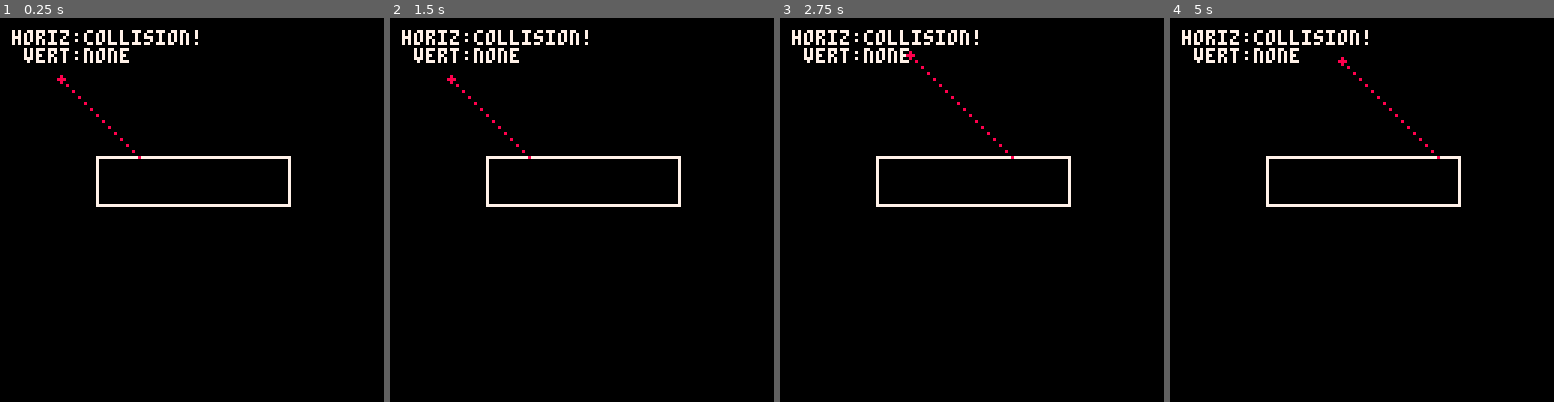
Above: before the commit, frames 1-4 (left to right).
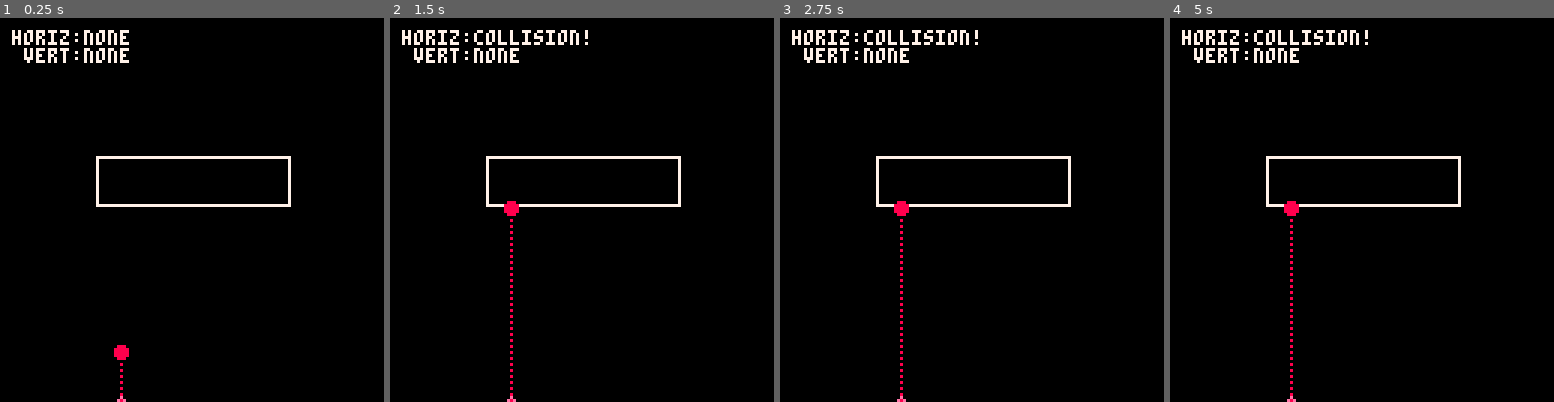
Above: after the commit, the same moments.

Repository: reyabreu/pico-8
Game: PICO-8 cartridge test.p8
Two runs of this game, one before a commit and one after it. Both use one fixed random seed, a clock stepped at 60 frames per second and the inputs below.
Inputs:
- Up to frame 1 (0.25 s): no input
- Up to frame 2 (1.5 s): no input
- Up to frame 3 (2.75 s): hold Right 1.6-2.1 s; hold Up 2.15-2.42 s; hold Right from 2.47 s (still down)
- Up to frame 4 (5 s): release Right at 3.03 s; hold Left 3.08-3.58 s; hold Down 3.63-3.97 s; hold Right 4.02-4.68 s; hold Up from 4.73 s (still down)

The runs differ from the first frame. In frame 1, 0.7% of the frame differs, in the area x 14-52%, y 3-100%; in frame 2, 0.4%; in frame 3, 0.5%; in frame 4, 0.5%.

Commit message:
improved test project

Diff:
--- a/test.p8
+++ b/test.p8
@@ -2,10 +2,22 @@
 version 18
 __lua__
 -- test
+srcx=40
+srcy=127
+
 box={}
-ray={}
+ball={}
+
 horiz=""
 vert=""
+
+function make_ball()
+	ball.x=srcx
+	ball.y=srcy
+	ball.dx=0
+	ball.dy=-2
+	ball.sz=2
+end
 
 function make_box()
 	box.x=32
@@ -14,72 +26,67 @@
 	box.h=16
 end
 
-function make_ray()
-	ray.x=20
-	ray.y=20
-	ray.dx=2
-	ray.dy=2
-end
-
 function draw_box()
 	rect(box.x,box.y,box.x+box.w,box.y+box.h,7)
 end
 
-function draw_ray()
-	local px,py=ray.x,ray.y
-	circfill(px,py,1,8)
-	while in_screen(px,py) do
-		pset(px,py,8)
-
-		if in_bounds(px,box.x,box.x+box.w) and
-			in_bounds(py,box.y,box.y+box.h) then
-			return
-		end
-
-		px+=ray.dx
-		py+=ray.dy
-	end
+function draw_ball()
+	local x,y=srcx,srcy
+	circfill(x,y,1,14)
+	repeat
+		pset(x,y,8)
+		x+=ball.dx
+		y+=ball.dy
+	until (x==ball.x and y==ball.y)
+	circfill(x,y,2,8)
 end
 
-function print_stats(h,v)
-	print("horiz:"..h,4,4,7)
-	print(" vert:"..v,4,10,7)
+function print_stats()
+ --rectfill(0,0,20,20,0)
+	print("horiz:"..horiz,4,4,7)
+	print(" vert:"..vert,4,10,7)
 end
 
 function _init()
 	make_box()
-	make_ray()
+	make_ball()
 end
 
 function _update()
-	if (btn(⬅️)) ray.x-=1
-	if (btn(➡️)) ray.x+=1
-	if (btn(⬆️)) ray.y-=1
-	if (btn(⬇️)) ray.y+=1
+	if (btn(⬅️)) srcx-=1
+	if (btn(➡️)) srcx+=1
+	if (btn(⬆️)) srcy-=1
+	if (btn(⬇️)) srcy+=1
 
-	ray.x=clamp(ray.x,0,127)
-	ray.y=clamp(ray.y,0,127)
+	srcx=clamp(srcx,0,127)
+	srcy=clamp(srcy,0,127)
+
+	local x,y,ssz=ball.x,ball.y,ball.sz
+
+	if not check_collision(x,y,ssz,box.x,box.y,box.w,box.h) then
+	 ball.x+=ball.dx
+	 ball.y+=ball.dy
+	end
 
  horiz,vert="none","none"
 
 	if is_horiz_impact(
-		ray.x,ray.y,ray.dx,ray.dy,
-		box.x,box.y,box.w,box.h) then
+		x,y,ssz,box.x,box.y,box.w,box.h) then
 		horiz="collision!"
 	end
 
 	if is_vert_impact(
-		ray.x,ray.y,ray.dx,ray.dy,
-		box.x,box.y,box.w,box.h) then
+  x,y,ssz,box.x,box.y,box.w,box.h) then
 		vert="collision!"
 	end
+
 end
 
 function _draw()
  cls()
  draw_box()
- draw_ray()
-	print_stats(horiz,vert)
+ draw_ball()
+	print_stats()
 end
 -->8
 --utils
@@ -99,50 +106,27 @@
 end
 -->8
 -- collisions
-function check_collision(sx,sy,dx,dy,tx,ty,tw,th)
+function check_collision(sx,sy,ssz,tx,ty,tw,th)
 	local x,y=sx,sy
-	while in_screen(x,y) do
-		if (x>=tx and x<=tx+tw and y>=ty and y<=ty+th) then
-			return true
-		end
-		x+=dx
-		y+=dy
-	end
-	return false
+	return x+ssz>=tx and x-ssz<=tx+tw and y+ssz>=ty and y-ssz<=ty+th
 end
 
-function is_horiz_impact(sx,sy,dx,dy,tx,ty,tw,th)
-	local x,y=sx,sy
-	while in_screen(x,y) do
-		if (x>=tx and x<=tx+tw and y>=ty and y<=ty+th) then
-			if abs(y-ty)<=abs(dy) or
-			 abs(y-(ty+th))<=abs(dy) then
-				return true
-			else
-				return false
-			end
-		end
-		x+=dx
-		y+=dy
+function is_horiz_impact(sx,sy,ssz,tx,ty,tw,th)
+	if check_collision(sx,sy,ssz,tx,ty,tw,th) then
+		local x,y=sx,sy
+		return abs(y+ssz-ty)<=ssz or abs(y-ssz-(ty+th))<=ssz
+	else
+		return false
 	end
-	return false
 end
 
-function is_vert_impact(sx,sy,dx,dy,tx,ty,tw,th)
-	local x,y=sx,sy
-	while in_screen(x,y) do
-		if (x>=tx and x<=tx+tw and y>=ty and y<=ty+th) then
-			if abs(x-tx)<=abs(dx) or
-			 abs(x-(tx+tw))<=abs(dx) then
-				return true
-			else
-				return false
-			end
-		end
-		x+=dx
-		y+=dy
+function is_vert_impact(sx,sy,ssz,tx,ty,tw,th)
+	if check_collision(sx,sy,ssz,tx,ty,tw,th) then
+		local x,y=sx,sy
+		return abs(x+ssz-tx)<=ssz or abs(x-ssz-(tx+tw))<=ssz
+	else
+		return false
 	end
-	return false
 end
 __gfx__
 00000000000000000000000000000000000000000000000000000000000000000000000000000000000000000000000000000000000000000000000000000000
